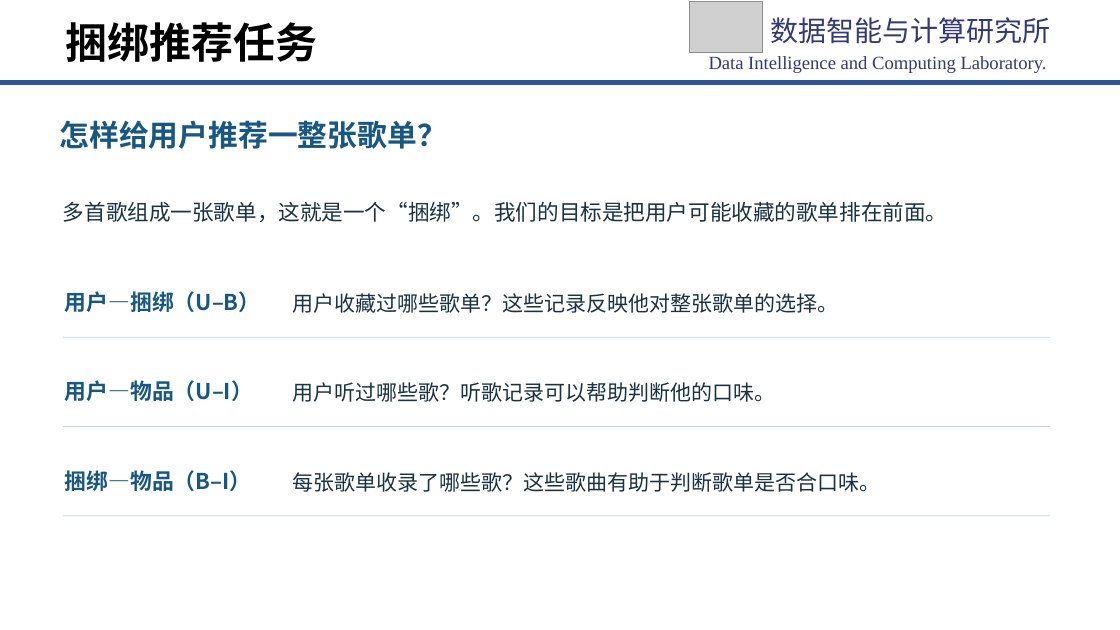
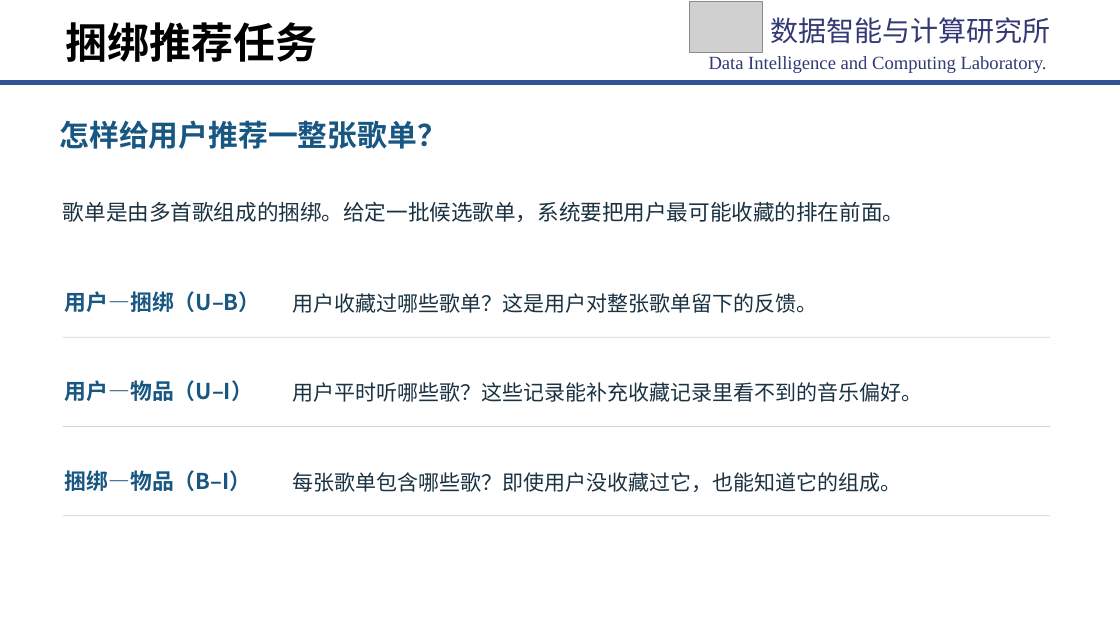
Before and after one commit to chengwuzi/MultiCBR-Project, a slide deck: slide 8 of 开题PPT/研二开题答辩-ReCoBR-定稿.pptx (slide 6 before the commit). Drawn at 1120x630 pixels with LibreOffice and Linux fonts; fonts in the diff are those of the drawing; grey boxes stand for pictures; background and template pictures are left out. Boxes give left, top, right and bottom in pixels: in the first picture for what was removed or moved away, otherwise in the second. Text is boxed around its words. In the diff, an @@ line names an element or a change of style, - is before the commit and + after.

```diff
--- a/开题PPT/研二开题答辩-ReCoBR-定稿.pptx
+++ b/开题PPT/研二开题答辩-ReCoBR-定稿.pptx
@@ text at box(63, 202, 904, 222): text changed @@
-多首歌组成一张歌单，这就是一个“捆绑”。我们的目标是把用户可能收藏的歌单排在前面。
+歌单是由多首歌组成的捆绑。给定一批候选歌单，系统要把用户最可能收藏的排在前面。
@@ text at box(292, 293, 817, 313): text changed @@
-用户收藏过哪些歌单？这些记录反映他对整张歌单的选择。
+用户收藏过哪些歌单？这是用户对整张歌单留下的反馈。
@@ text at box(292, 382, 922, 402): text changed @@
-用户听过哪些歌？听歌记录可以帮助判断他的口味。
+用户平时听哪些歌？这些记录能补充收藏记录里看不到的音乐偏好。
@@ text at box(292, 472, 901, 492): text changed @@
-每张歌单收录了哪些歌？这些歌曲有助于判断歌单是否合口味。
+每张歌单包含哪些歌？即使用户没收藏过它，也能知道它的组成。
```
Also in this commit, not shown: 8 other slides changed, 3 slides added, 1 slide removed.
